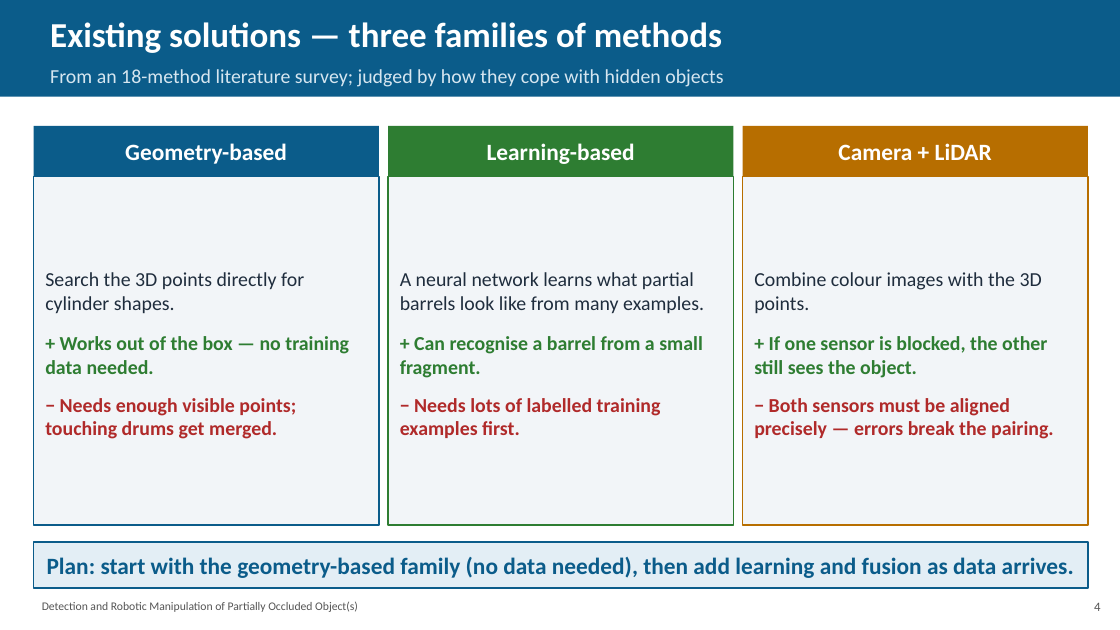
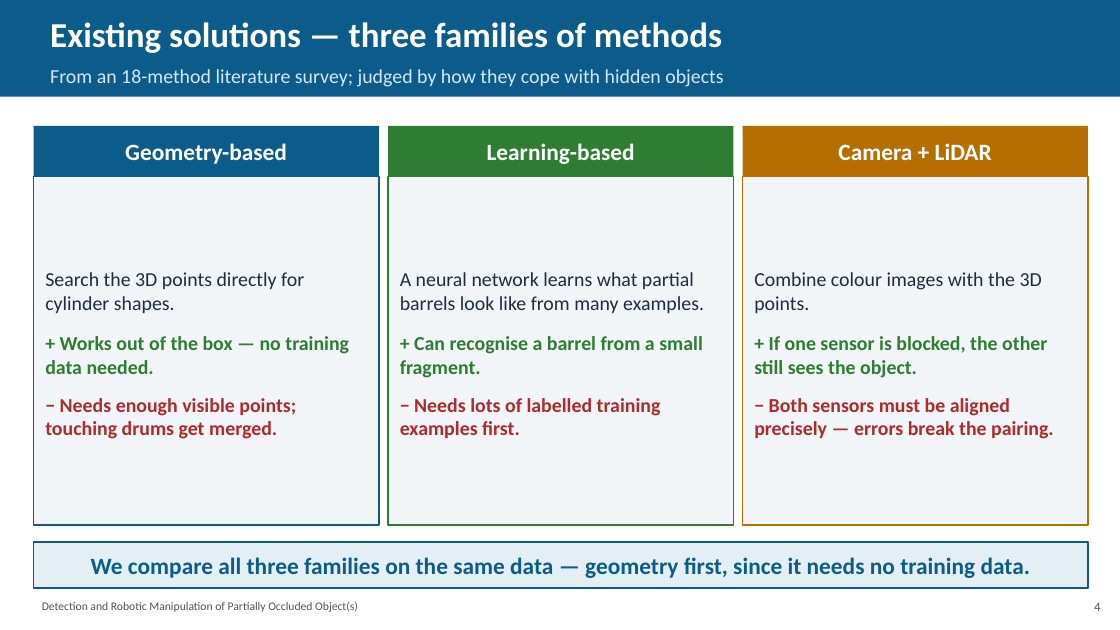
Before and after one commit to coder-1011/barrel-detection, a slide deck: slide 5 of researchwrite/evaluation_presentation.pptx. Drawn at 1120x630 pixels with LibreOffice and Linux fonts; fonts in the diff are those of the drawing. Boxes give left, top, right and bottom in pixels: in the first picture for what was removed or moved away, otherwise in the second. Text is boxed around its words. In the diff, an @@ line names an element or a change of style, - is before the commit and + after.

Commit message:
Eval deck v3: fix slide flow (fitting before pile, test-data slide before methods), de-duplicate intro, lean pipeline chart, merge synth setup into results

```diff
--- a/researchwrite/evaluation_presentation.pptx
+++ b/researchwrite/evaluation_presentation.pptx
@@ text in rectangle at [91,557,1031,578]: text changed @@
-Plan: start with the geometry-based family (no data needed), then add learning and fusion as data arrives.
+We compare all three families on the same data — geometry first, since it needs no training data.
```
Also in this commit, not shown: 9 other slides changed, 1 slide added, 1 slide removed, 6 other files.
